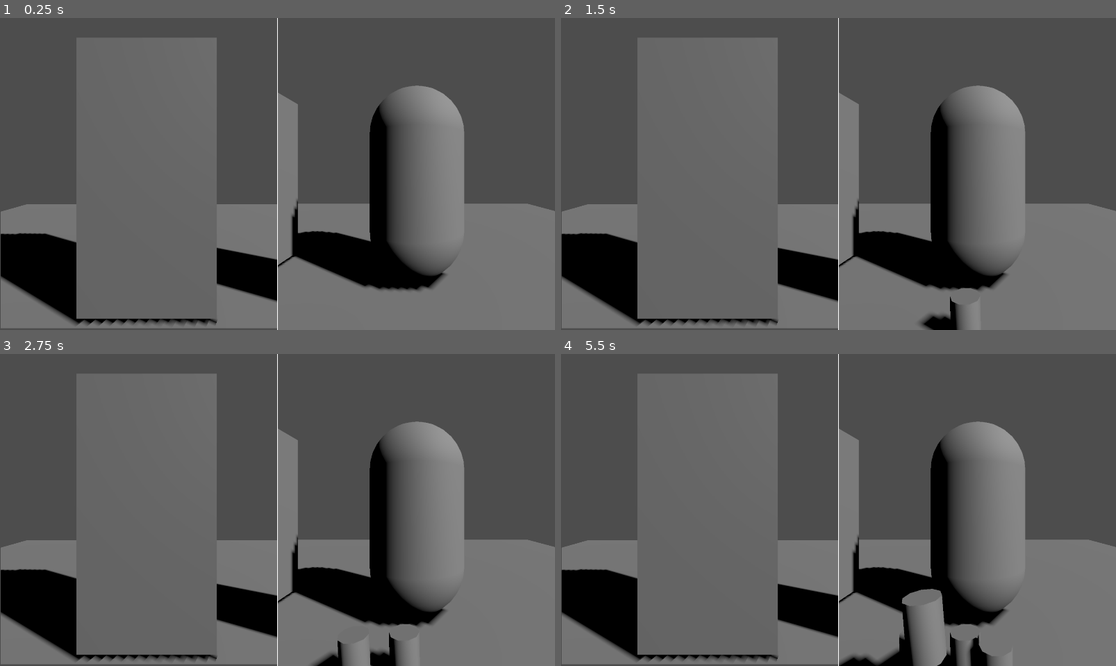
Above: before the commit, frames 1-4 (two rows, left to right).
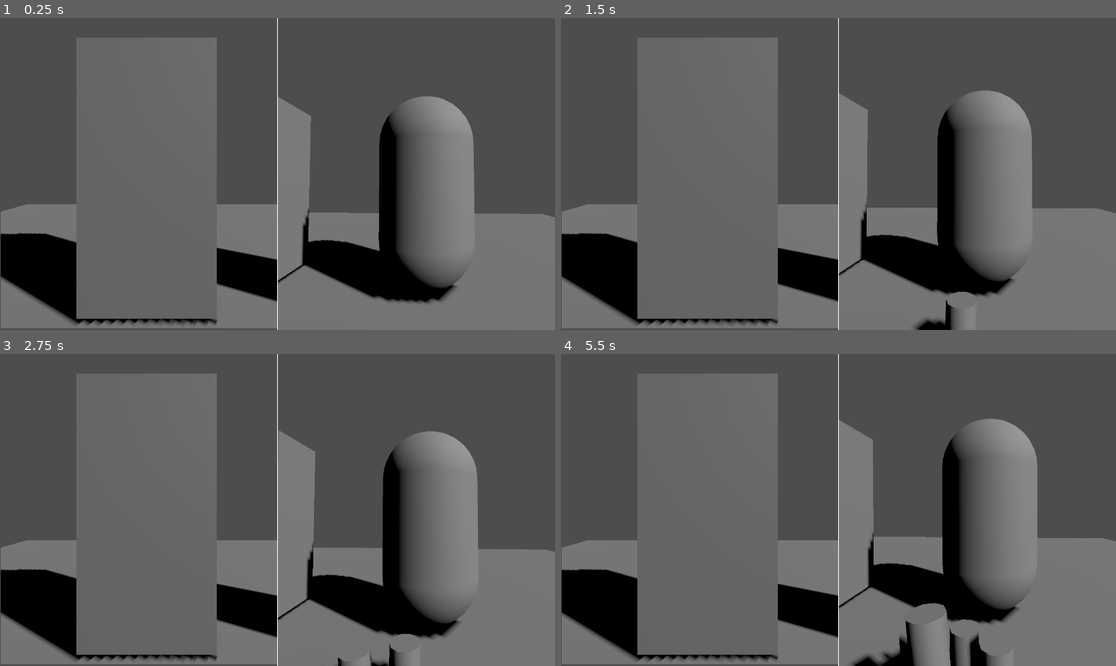
Above: after the commit, the same moments.

Repository: tombuben/automat
Game: Godot game, scene res://Scenes/main_scene.tscn
The game is run twice, just before and just after one commit, with the same random seed, the same clock (stepped at 60 frames per second) and the same inputs. The project has no main scene, so this scene is started directly.
Inputs (mouse positions are in pixels of both pictures, inside the frame that each line leads up to):
- Up to frame 1 (0.25 s): no input
- Up to frame 2 (1.5 s): move the mouse to (960, 158) at 0.52 s; click (960, 158) at 0.67 s; move the mouse to (727, 189) at 1.27 s; click (727, 189) at 1.42 s
- Up to frame 3 (2.75 s): move the mouse to (333, 441) at 2.02 s; click (333, 441) at 2.17 s
- Up to frame 4 (5.5 s): move the mouse to (810, 572) at 2.77 s; click (810, 572) at 2.92 s; move the mouse to (1005, 556) at 3.52 s; click (1005, 556) at 3.67 s; move the mouse to (672, 463) at 4.27 s; click (672, 463) at 4.42 s; move the mouse to (866, 510) at 5.02 s; click (866, 510) at 5.17 s

The runs differ from the first frame. In frame 1, 5.9% of the frame differs, in the area x 50-100%, y 21-92%; in frame 2, 3.9%; in frame 3, 7.4%, in the area x 50-100%, y 21-100%; in frame 4, 7.1%.

Commit message:
Add camera and object aim rotation

Diff:
--- a/Scenes/main_scene.tscn
+++ b/Scenes/main_scene.tscn
@@ -65,8 +65,10 @@
 script = ExtResource("1_52fb6")
 spawnItem = ExtResource("2_6l7je")
 
-[node name="SpawnPosition" type="Node3D" parent="Control/SubViewportContainer2/SubViewport/WorldView"]
-transform = Transform3D(1, 0, 0, 0, 1, 0, 0, 0, 1, 0, -0.417351, -0.742975)
+[node name="AimRotation" type="Node3D" parent="Control/SubViewportContainer2/SubViewport/WorldView"]
+transform = Transform3D(1, 0, 0, 0, 1, 0, 0, 0, 1, 0, -0.5, -0.7)
+
+[node name="SpawnPosition" type="Node3D" parent="Control/SubViewportContainer2/SubViewport/WorldView/AimRotation"]
 
 [node name="ColorRect" type="ColorRect" parent="Control"]
 layout_mode = 2
--- a/Scripts/world_view.gd
+++ b/Scripts/world_view.gd
@@ -1,30 +1,23 @@
 extends Camera3D
 
-@onready var spawn_position = $SpawnPosition
+@onready var aim_rotation = $AimRotation
+@onready var spawn_position = $AimRotation/SpawnPosition
 @onready var aim_plane = $AimPlane
 @export var spawnItem : PackedScene
+
+var screen_position : Vector2
 
 func _input(event) -> void:
 	# Mouse in viewport coordinates.
 	if event is InputEventMouseButton:
-		var relative_position = event.position / get_viewport().get_visible_rect().size.y
-		relative_position.x = (relative_position.x * 2) - 1
-		relative_position.y = (relative_position.y * 2) - 1
-		print("Mouse Click/Unclick at: ", relative_position)
-
-		var relative_angle = relative_position * fov/2
-		print("Mouse Click/Unclick at: ", relative_angle)
-
 		#todo check left right mouse button :)
 		if event.is_pressed():
 			charge()
 		if event.is_released():
 			shoot(event.position)
 	elif event is InputEventMouseMotion:
-		print("Mouse Motion at: ", event.position)
+		screen_position = event.position
 
-	# Print the size of the viewport.
-	print("Viewport Resolution is: ", get_viewport().get_visible_rect().size)
 
 
 var object_to_shoot : RigidBody3D
@@ -43,9 +36,32 @@
 
 
 func _process(delta: float) -> void:
+
+	var relative_position = screen_position / get_viewport().get_visible_rect().size.y
+	relative_position.x = (relative_position.x * 2) - 1
+	relative_position.y = (relative_position.y * 2) - 1
+	var relative_angle = relative_position * fov/2
+	relative_angle *= -0.003
+
+	var current_camera_quat = basis.get_rotation_quaternion()
+	var target_camera_quat = quaternion.from_euler(Vector3(relative_angle.y, relative_angle.x, 0))
+	var camera_rotation_speed = 2.0
+	var new_camera_quat = current_camera_quat.slerp(target_camera_quat, delta * camera_rotation_speed)
+	basis = Basis(new_camera_quat)
+
 	if object_to_shoot != null:
 		spawn_position.rotate_z(charge_duration / 5)
 		charge_duration += delta
+
+		var direction = project_ray_normal(screen_position)
+		var target_basis = Basis().looking_at(direction, Vector3.UP)
+
+		var current_quat = aim_rotation.basis.get_rotation_quaternion()
+		var target_quat = target_basis.get_rotation_quaternion()
+
+		var aim_rotation_speed = 2.0
+		var new_quat = current_quat.slerp(target_quat, delta * aim_rotation_speed)
+		aim_rotation.transform.basis = Basis(new_quat)
 
 		if rotated_fast == false and charge_duration > 1:
 			tween = get_tree().create_tween()
@@ -61,6 +77,7 @@
 
 func shoot(screen_position) -> void:
 	if object_to_shoot == null:
+		print("no object")
 		return
 
 	if tween != null:
@@ -71,13 +88,15 @@
 	var direction = project_ray_normal(screen_position) * ray_length
 	var target_position = from + direction
 
-	object_to_shoot.reparent(self)
+	object_to_shoot.reparent(get_parent())
 	object_to_shoot.freeze = false
 
 	# i shouldn't rotate this by this horizon, i should push the applied force vector up and down
 	var applied_force = target_position - object_to_shoot.global_position
 	applied_force += applied_force * charge_duration * 3
 	object_to_shoot.apply_central_impulse(applied_force)
+
+	print("impulse")
 	object_to_shoot = null
 	charge_duration = 0
 	rotated_fast = false
